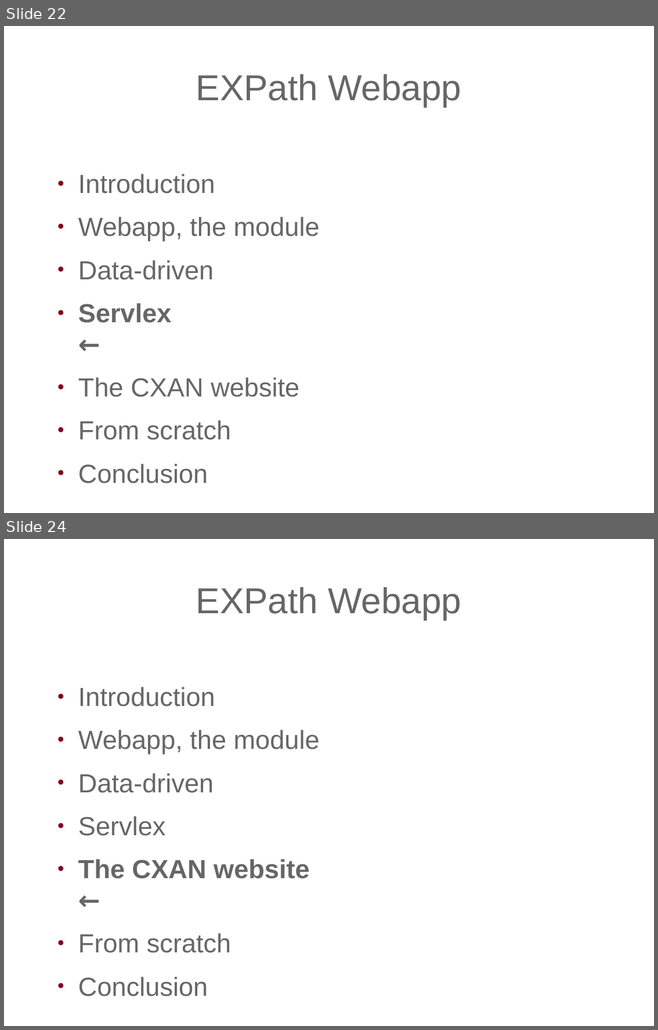
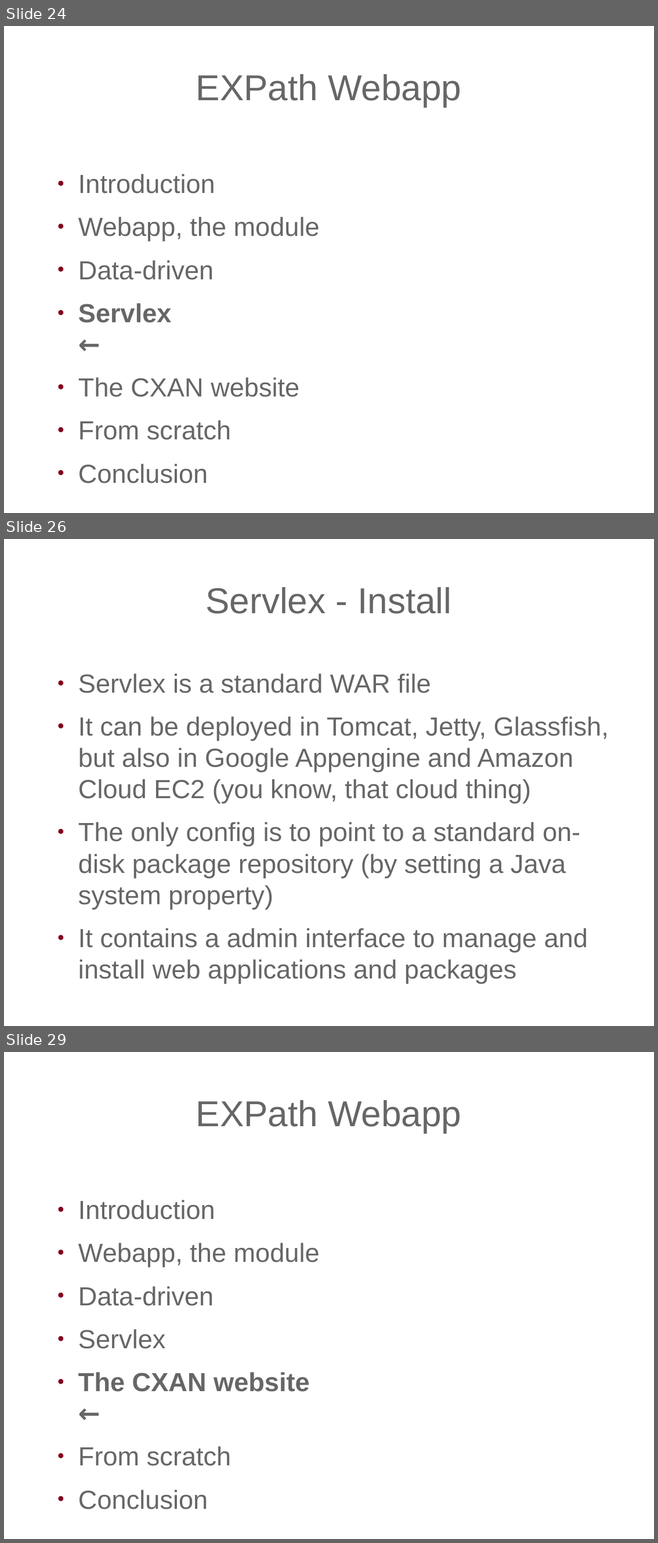
Before and after one commit to expath/expath-www, a slide deck: misc/2011-prague/presentation/fgeorges-servlex.odp. Shown one above the other, each under a label of ours: slides 22 and 24 before the commit, slides 24, 26 and 29 after it; the slides between them are not shown. The pictures are 658x1030 and 658x1543 pixels, drawn with LibreOffice and Linux fonts; fonts in the diff are those of the drawing; background and template pictures are left out. Boxes give left, top, right and bottom in pixels: in the first picture for what was removed or moved away, otherwise in the second. Text is boxed around its words. In the diff, an @@ line names an element or a change of style, - is before the commit and + after.

```diff
--- a/misc/2011-prague/presentation/fgeorges-servlex.odp
+++ b/misc/2011-prague/presentation/fgeorges-servlex.odp
@@ slide 26 added at (x1=4, y1=539, x2=654, y2=1026), background picture (left out) @@
@@ title added at (x1=206, y1=587, x2=451, y2=614), 44 pt, text #666666 @@
+Servlex - Install
@@ text added at (x1=78, y1=674, x2=608, y2=984), 32 pt, text #666666 @@
+● Servlex is a standard WAR file
+● It can be deployed in Tomcat, Jetty, Glassfish, but also in Google Appengine and Amazon Cloud EC2 (you know, that cloud thing)
+● The only config is to point to a standard on-disk package repository (by setting a Java system property)
+● It contains a admin interface to manage and install web applications and packages
@@ what was slide 22 is now slide 24 @@
@@ what was slide 24 is now slide 29 @@
```
Also in this commit, not shown: 1 slide changed, 12 other slides added, 3 slides removed, 5 other files.
